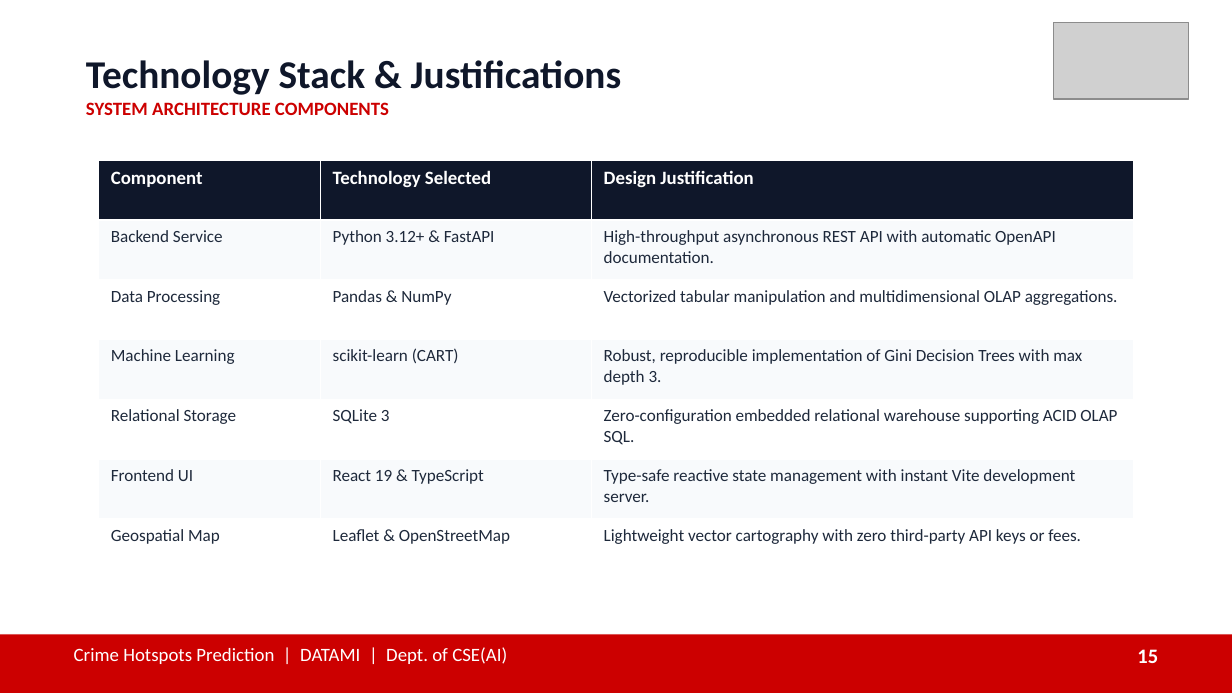
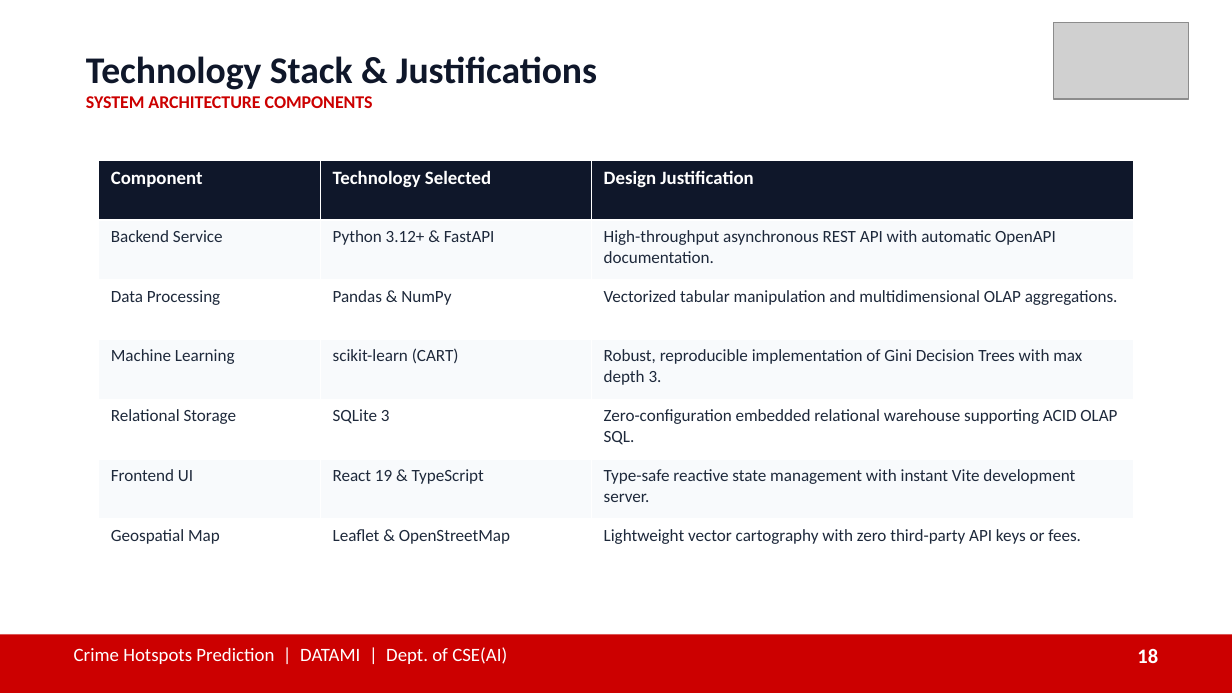
Before and after one commit to JVN321/DATAMI, a slide deck: slide 18 of presentation/Crime_Hotspots_Prediction_DATAMI.pptx (slide 15 before the commit). Drawn at 1232x693 pixels with LibreOffice and Linux fonts; fonts in the diff are those of the drawing; grey boxes stand for pictures. Boxes give left, top, right and bottom in pixels: in the first picture for what was removed or moved away, otherwise in the second. Text is boxed around its words. In the diff, an @@ line names an element or a change of style, - is before the commit and + after.

```diff
--- a/presentation/Crime_Hotspots_Prediction_DATAMI.pptx
+++ b/presentation/Crime_Hotspots_Prediction_DATAMI.pptx
@@ text "Technology Stack & Justifications" at (86, 56, 597, 108): size 23 to 22 pt in "Technology Stack & Justifications"; size 11 to 10.5 pt in "SYSTEM ARCHITECTURE COMPONENTS" @@
@@ text at (1137, 649, 1158, 663): text changed @@
-15
+18
```
Also in this commit, not shown: 15 other slides changed, 4 slides added, 1 slide removed, 25 other files.
